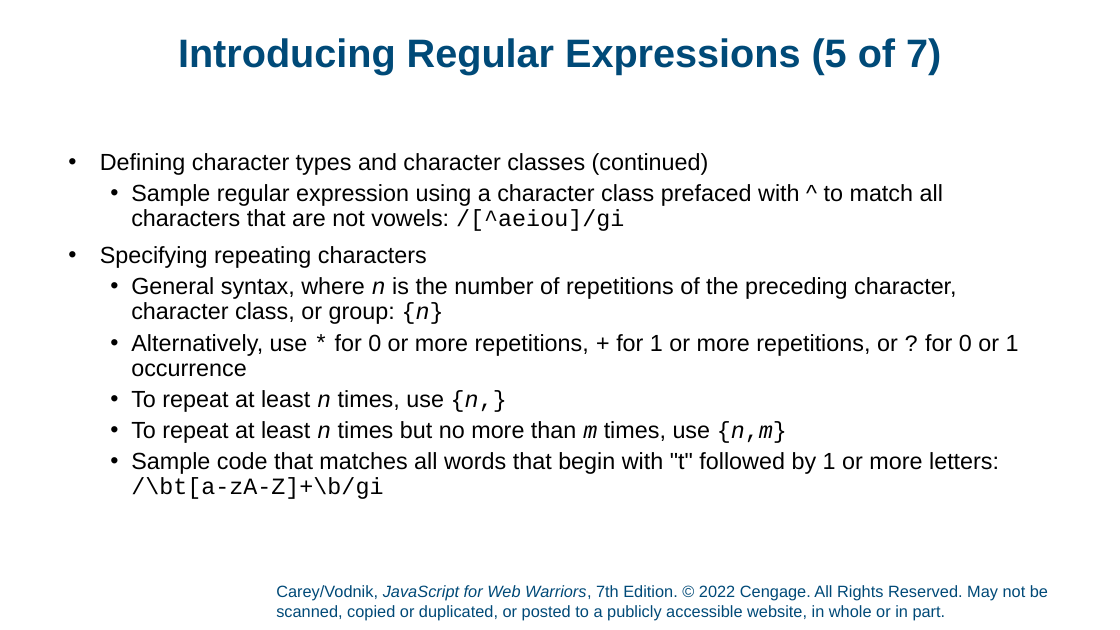
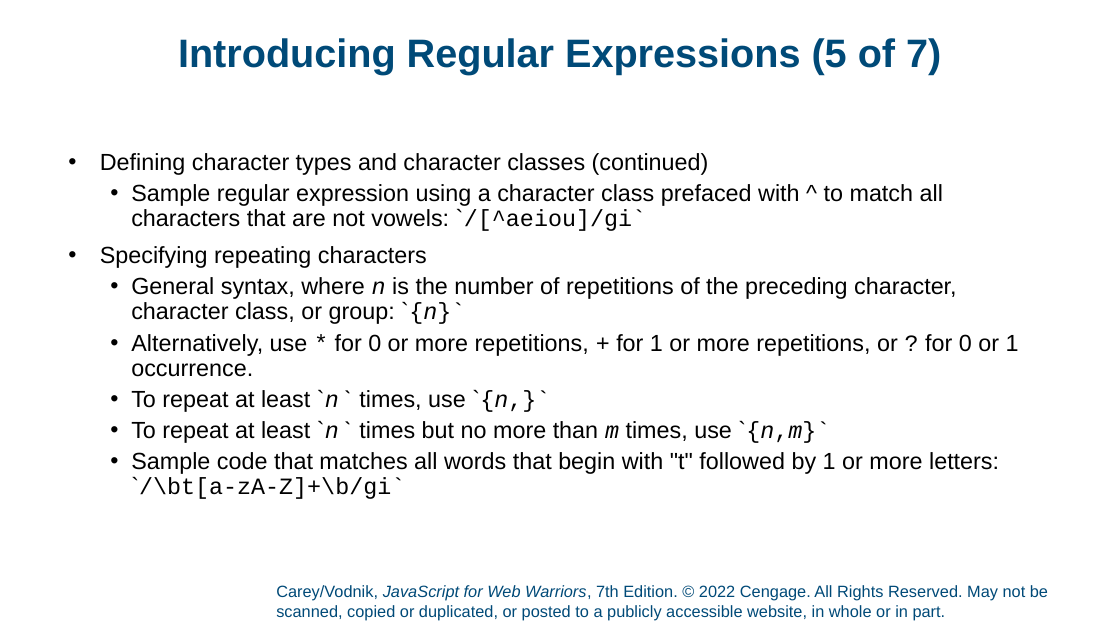
Before and after one commit to RankenTechnicalCollege/awd-1000-all-coursework-AngelaWaynwood, a slide deck: slide 20 of JavaScript/power-point-slides/Carey_JavaScript_7e_PPT_CH07.pptx. Drawn at 1120x630 pixels with LibreOffice and Linux fonts; fonts in the diff are those of the drawing; background and template pictures are left out. Boxes give left, top, right and bottom in pixels: in the first picture for what was removed or moved away, otherwise in the second. Text is boxed around its words. In the diff, an @@ line names an element or a change of style, - is before the commit and + after.

```diff
--- a/JavaScript/power-point-slides/Carey_JavaScript_7e_PPT_CH07.pptx
+++ b/JavaScript/power-point-slides/Carey_JavaScript_7e_PPT_CH07.pptx
@@ text at [131,184,943,231]: text changed @@
-  • Sample regular expression using a character class prefaced with ^ to match all characters that are not vowels: /[^aeiou]/gi
+  • Sample regular expression using a character class prefaced with ^ to match all characters that are not vowels: `/[^aeiou]/gi`
@@ text at [131,277,1019,499]: text changed @@
-  • General syntax, where n is the number of repetitions of the preceding character, character class, or group: {n}
-  • Alternatively, use * for 0 or more repetitions, + for 1 or more repetitions, or ? for 0 or 1 occurrence
-  • To repeat at least n times, use {n,}
-  • To repeat at least n times but no more than m times, use {n,m}
-  • Sample code that matches all words that begin with "t" followed by 1 or more letters:
-    /\bt[a-zA-Z]+\b/gi
+  • General syntax, where n is the number of repetitions of the preceding character, character class, or group: `{n}`
+  • Alternatively, use * for 0 or more repetitions, + for 1 or more repetitions, or ? for 0 or 1 occurrence.
+  • To repeat at least `n` times, use `{n,}`
+  • To repeat at least `n` times but no more than m times, use `{n,m}`
+  • Sample code that matches all words that begin with "t" followed by 1 or more letters:
+    `/\bt[a-zA-Z]+\b/gi`
```
Also in this commit, not shown: 2 other slides changed, 1 other file.
